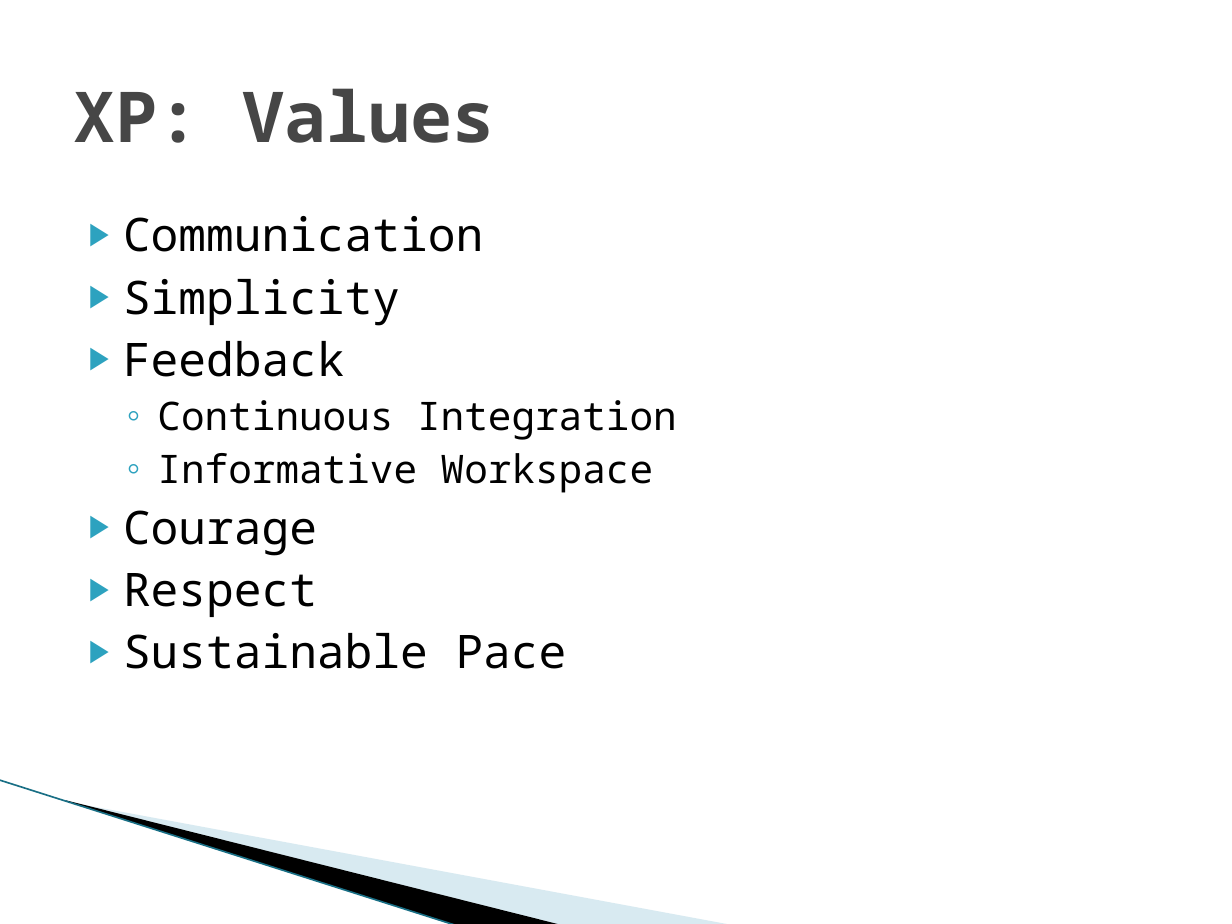
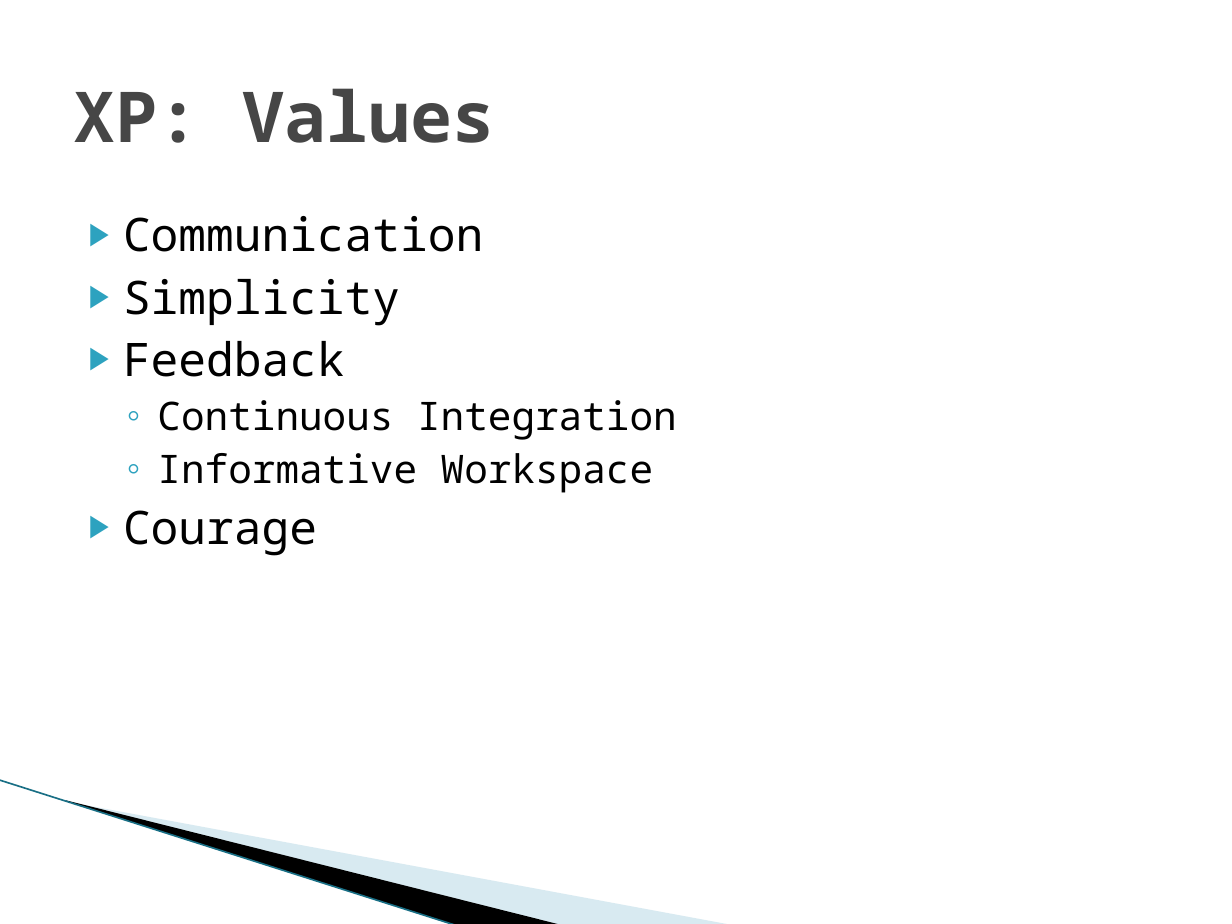
Before and after one commit to michelgrootjans/foresee, a slide deck: slide 8 of Agile.net/ScrumAndXp.pptx. Drawn at 1232x924 pixels with LibreOffice and Linux fonts; fonts in the diff are those of the drawing; background and template pictures are left out. Boxes give left, top, right and bottom in pixels: in the first picture for what was removed or moved away, otherwise in the second. Text is boxed around its words. In the diff, an @@ line names an element or a change of style, - is before the commit and + after.

```diff
--- a/Agile.net/ScrumAndXp.pptx
+++ b/Agile.net/ScrumAndXp.pptx
@@ text at (123,573,567,669): paragraphs removed @@
-▶ Respect
-▶ Sustainable Pace
```
Also in this commit, not shown: 4 slides added, 1 slide removed.
